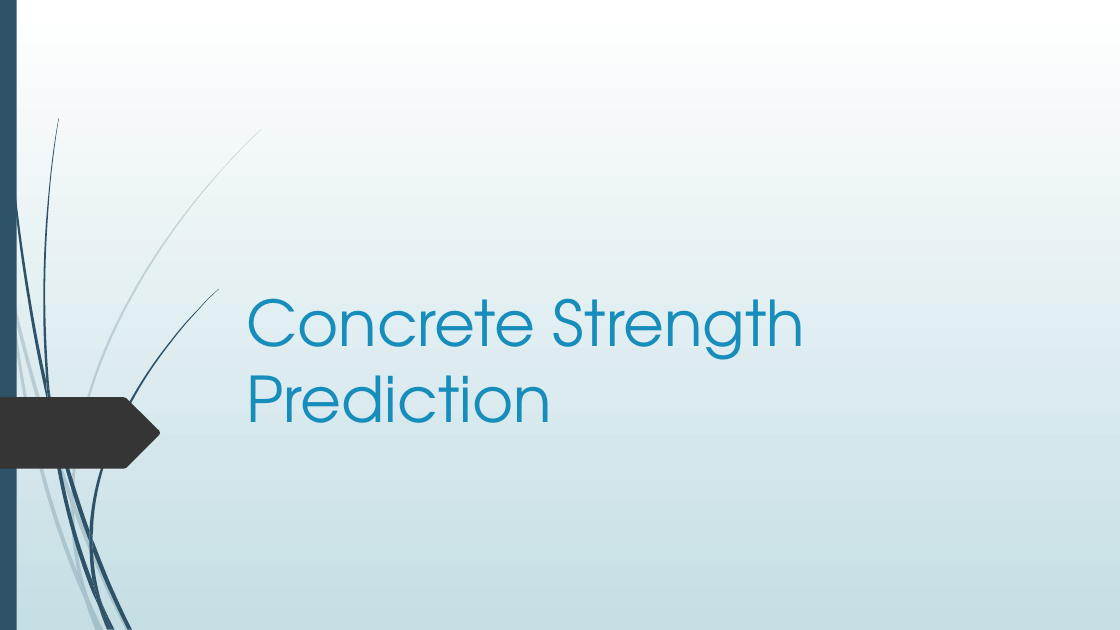
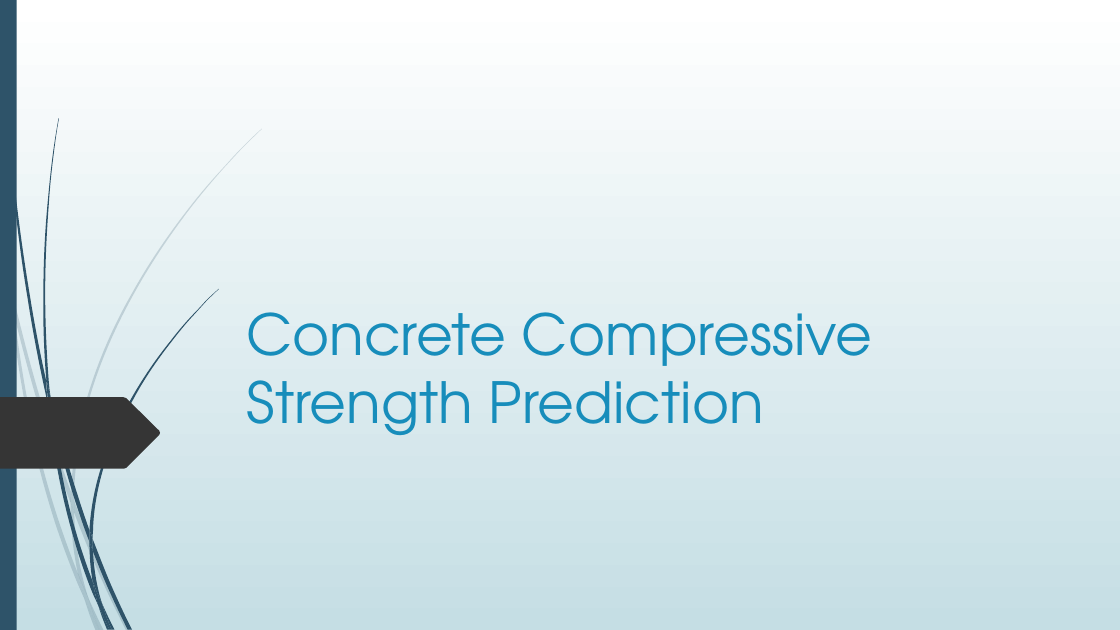
Before and after one commit to techner3/ConcreteStrengthPrediction, a slide deck: slide 1 of Documents/Concrete Strength Prediction DPR.pptx. Drawn at 1120x630 pixels with LibreOffice and Linux fonts; fonts in the diff are those of the drawing. Boxes give left, top, right and bottom in pixels: in the first picture for what was removed or moved away, otherwise in the second. Text is boxed around its words. In the diff, an @@ line names an element or a change of style, - is before the commit and + after.

```diff
--- a/Documents/Concrete Strength Prediction DPR.pptx
+++ b/Documents/Concrete Strength Prediction DPR.pptx
@@ title at bbox=[246, 312, 872, 435]: text changed; size 54 to 48.6 pt @@
-Concrete Strength Prediction
+Concrete Compressive Strength Prediction
```
Also in this commit, not shown: 3 other slides changed, 3 other files.
